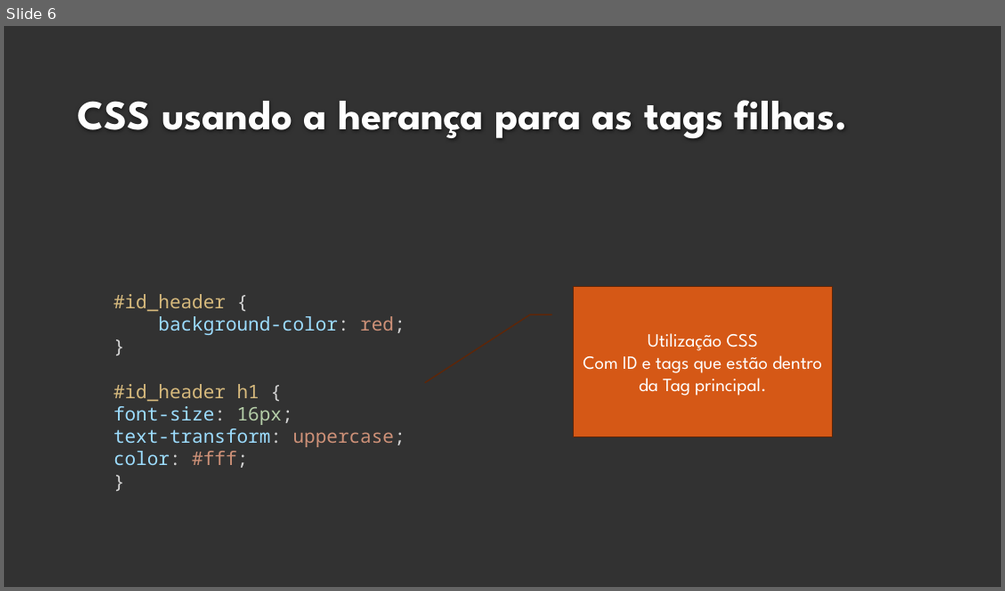
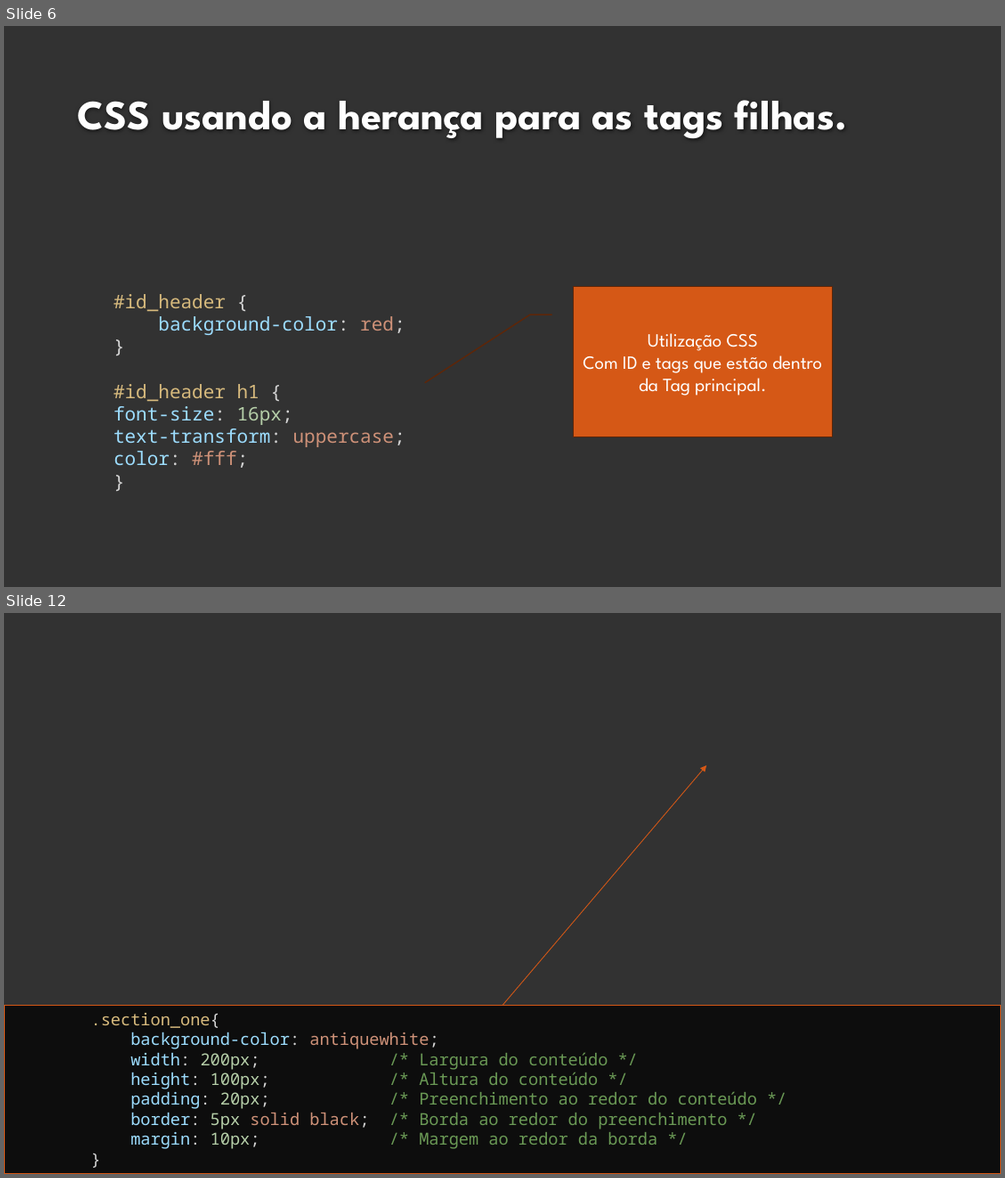
Before and after one commit to fabio-sudo/Curso_JS, a slide deck: HTML_CSS/Material_Html/5 - HTML - CSS.pptx. Shown one above the other, each under a label of ours: slide 6 before the commit, slides 6 and 12 after it; the slides between them are not shown. The pictures are 1005x591 and 1005x1178 pixels, drawn with LibreOffice and Linux fonts; fonts in the diff are those of the drawing; background and template pictures are left out. Boxes give left, top, right and bottom in pixels: in the first picture for what was removed or moved away, otherwise in the second. Text is boxed around its words. In the diff, an @@ line names an element or a change of style, - is before the commit and + after.

```diff
--- a/HTML_CSS/Material_Html/5 - HTML - CSS.pptx
+++ b/HTML_CSS/Material_Html/5 - HTML - CSS.pptx
@@ slide 12 added at bbox=[4, 613, 1001, 1174], background picture (left out) @@
@@ arrow added from (502, 1005) to (707, 765), #D55816 0.75 pt @@
@@ rectangle added at bbox=[4, 1005, 1001, 1174], fill #0D0D0D, outline #D55816 0.75 pt, 16 pt, text #6A9955 @@
+.section_one{
+background-color: antiquewhite;
+width: 200px; /* Largura do conteúdo */
+height: 100px; /* Altura do conteúdo */
+padding: 20px; /* Preenchimento ao redor do conteúdo */
+border: 5px solid black; /* Borda ao redor do preenchimento */
+margin: 10px; /* Margem ao redor da borda */
+}
```
Also in this commit, not shown: 12 other slides added, 1 slide removed, 7 other files.
